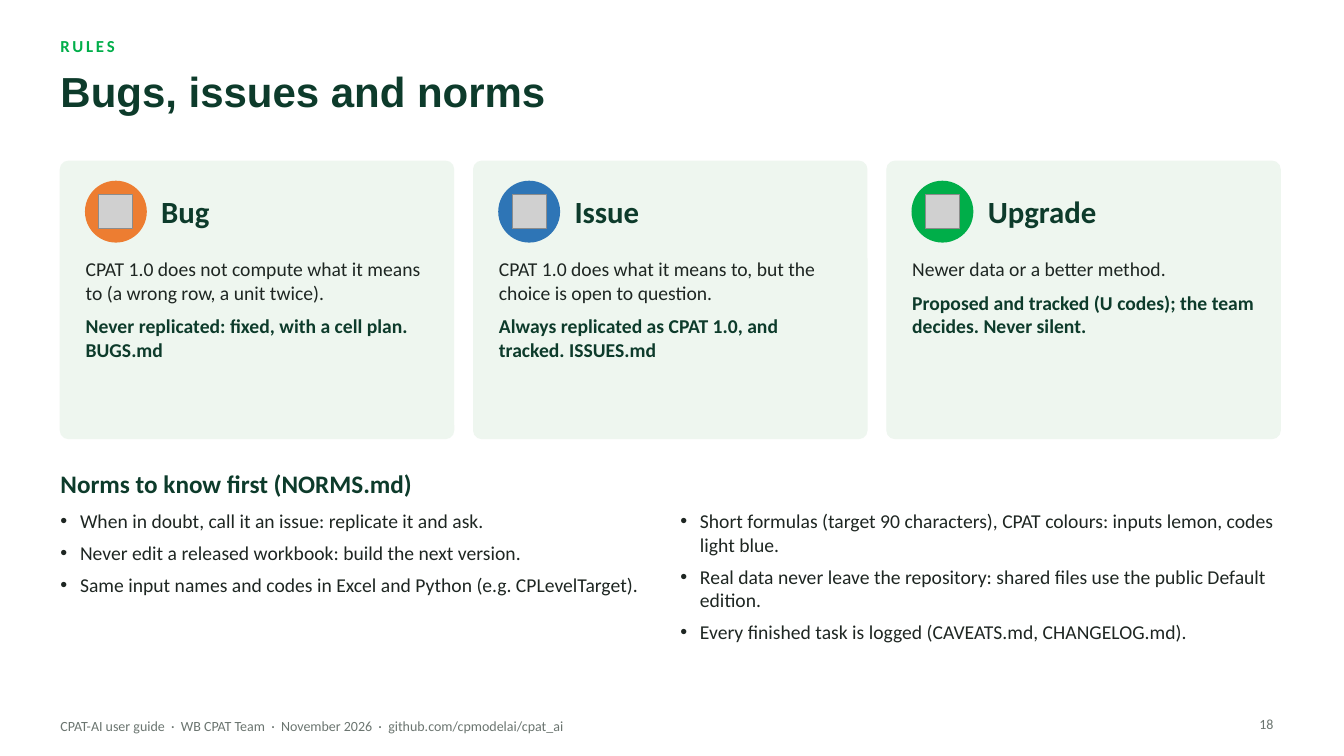
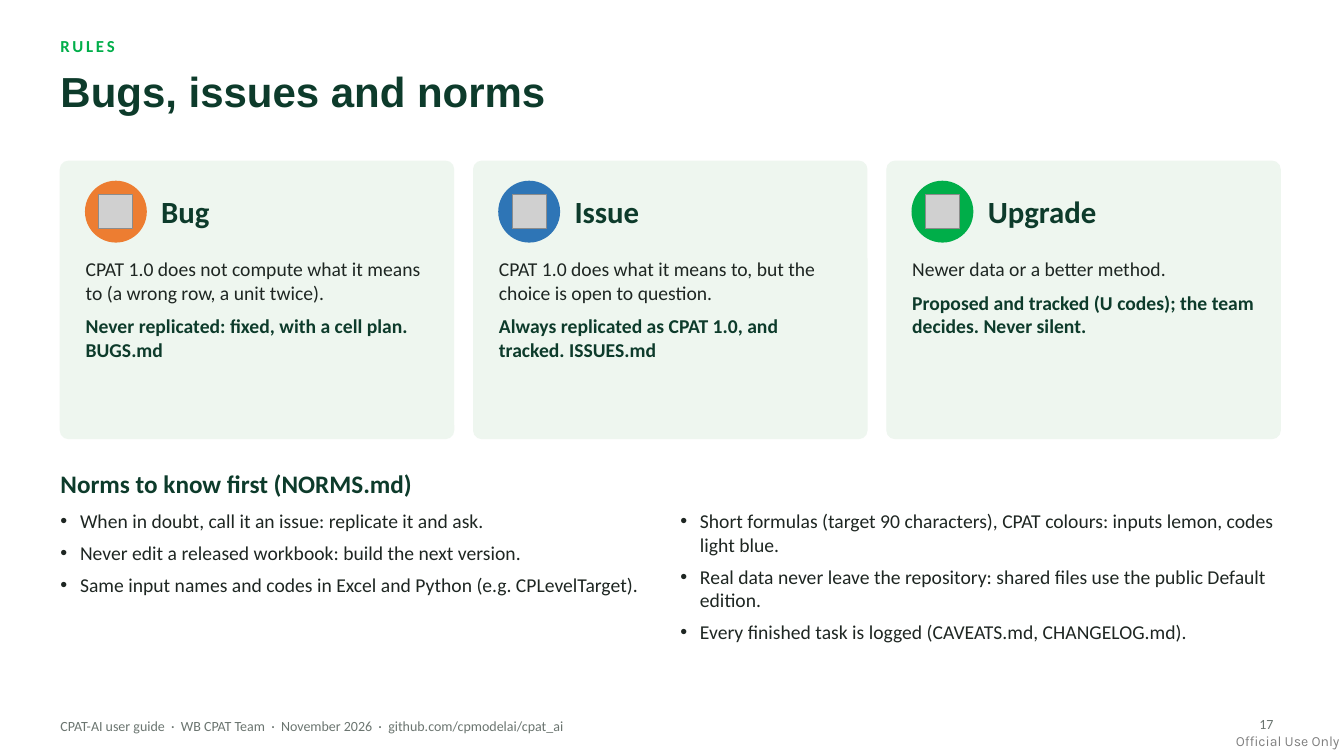
Before and after one commit to cpmodelai/docs, a slide deck: slide 17 of docs/presentations/01_CPAT-AI_UserGuide_latest.pptx (slide 18 before the commit). Drawn at 1344x756 pixels with LibreOffice and Linux fonts; fonts in the diff are those of the drawing; grey boxes stand for pictures. Boxes give left, top, right and bottom in pixels: in the first picture for what was removed or moved away, otherwise in the second. Text is boxed around its words. In the diff, an @@ line names an element or a change of style, - is before the commit and + after.

```diff
--- a/docs/presentations/01_CPAT-AI_UserGuide_latest.pptx
+++ b/docs/presentations/01_CPAT-AI_UserGuide_latest.pptx
@@ text added at (1236, 736, 1340, 750), 10 pt, text #000000 at 50% opacity @@
+Official Use Only
@@ page number at (1259, 720, 1273, 729): text changed @@
-18
+17
```
Also in this commit, not shown: 20 other slides changed, 1 slide removed, 9 other files.
